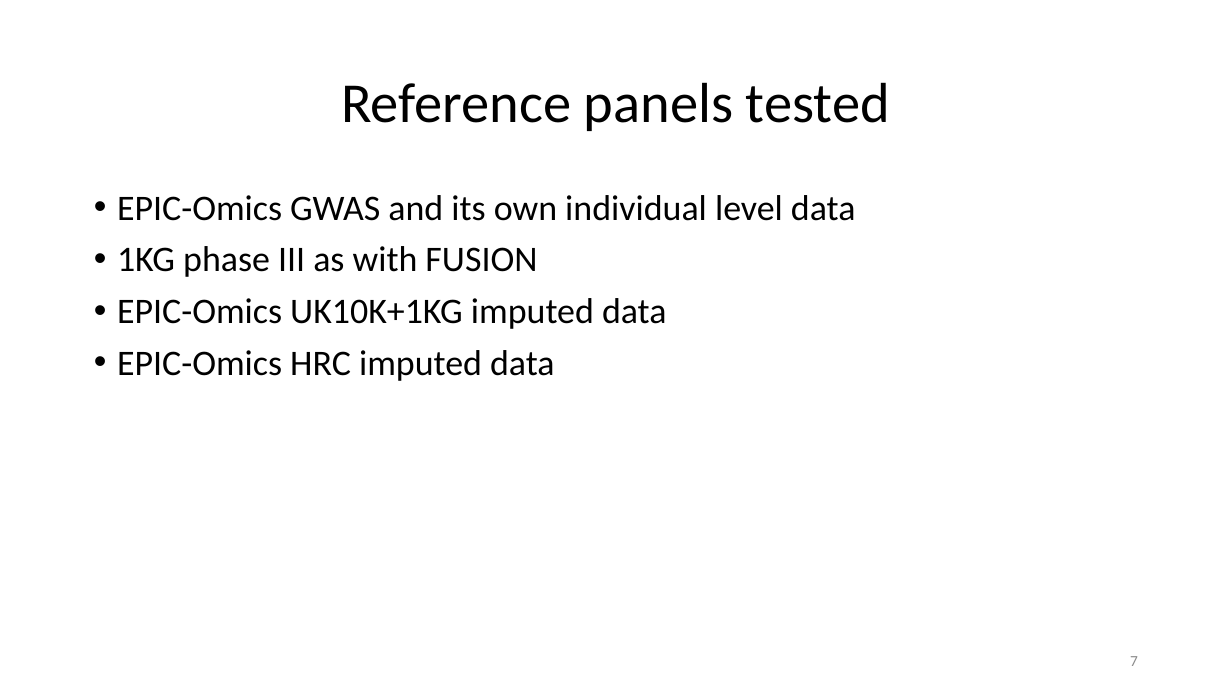
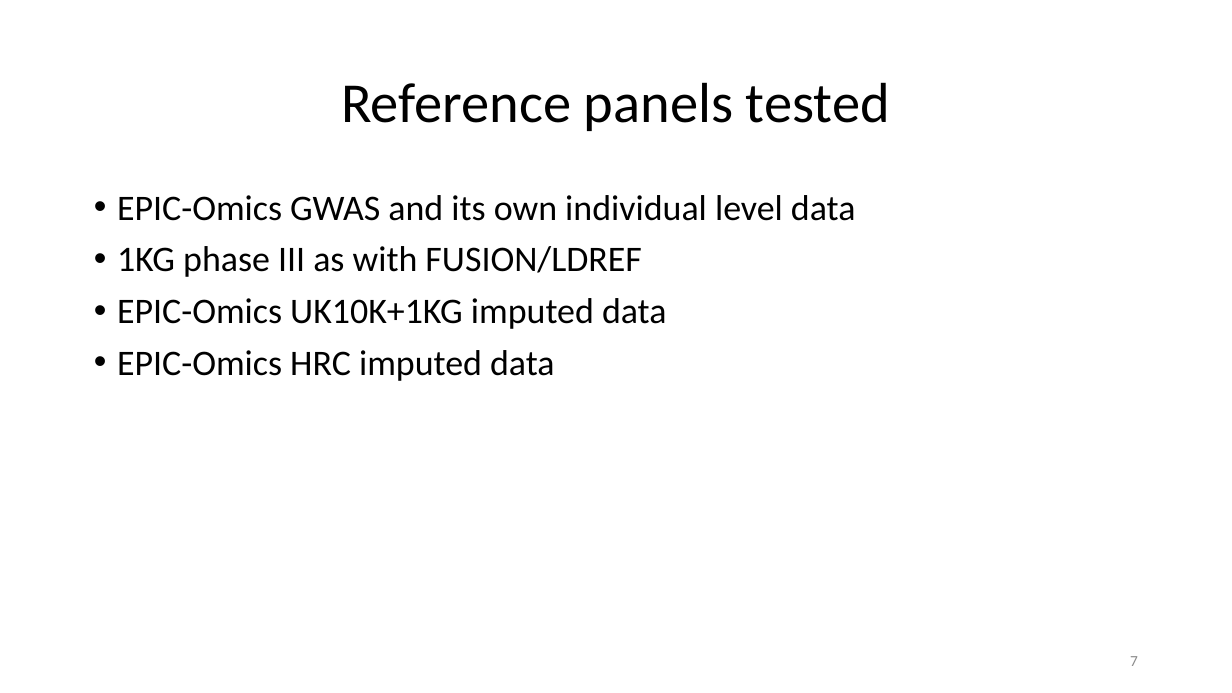
Before and after one commit to jinghuazhao/FM-pipeline, a slide deck: slide 7 of README.pptx. Drawn at 1232x693 pixels with LibreOffice and Linux fonts; fonts in the diff are those of the drawing. Boxes give left, top, right and bottom in pixels: in the first picture for what was removed or moved away, otherwise in the second. Text is boxed around its words. In the diff, an @@ line names an element or a change of style, - is before the commit and + after.

```diff
--- a/README.pptx
+++ b/README.pptx
@@ text at (117,246,642,277): text changed @@
-• 1KG phase III as with FUSION
+• 1KG phase III as with FUSION/LDREF
```
Also in this commit, not shown: 2 other slides changed.
